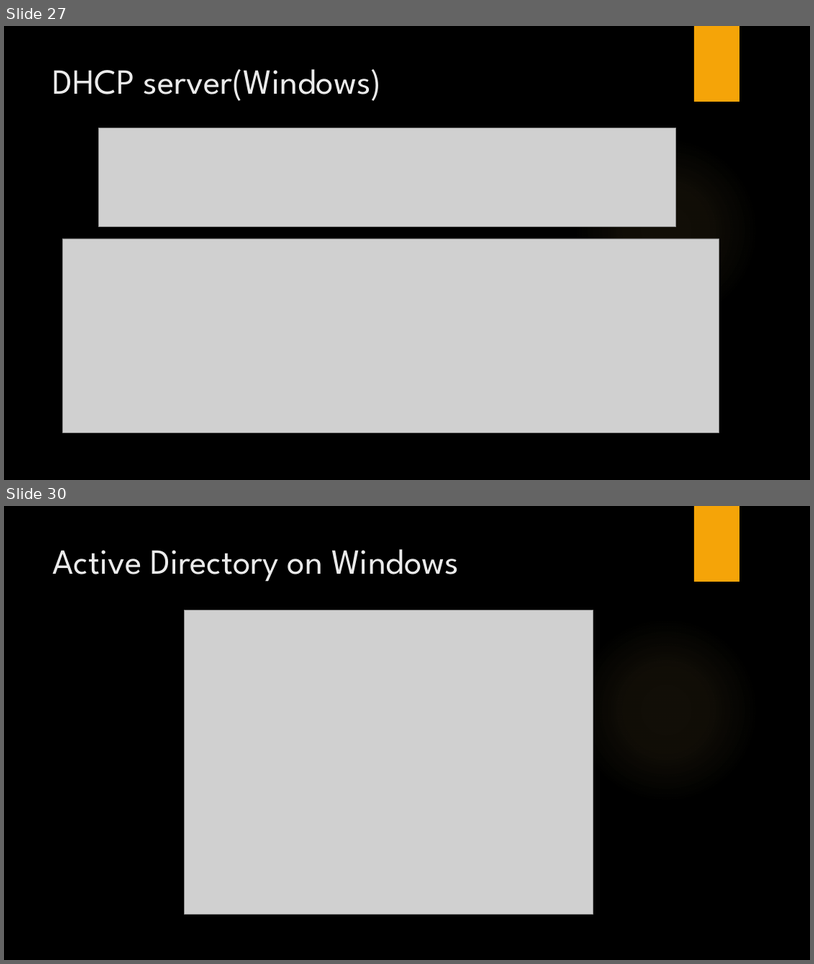
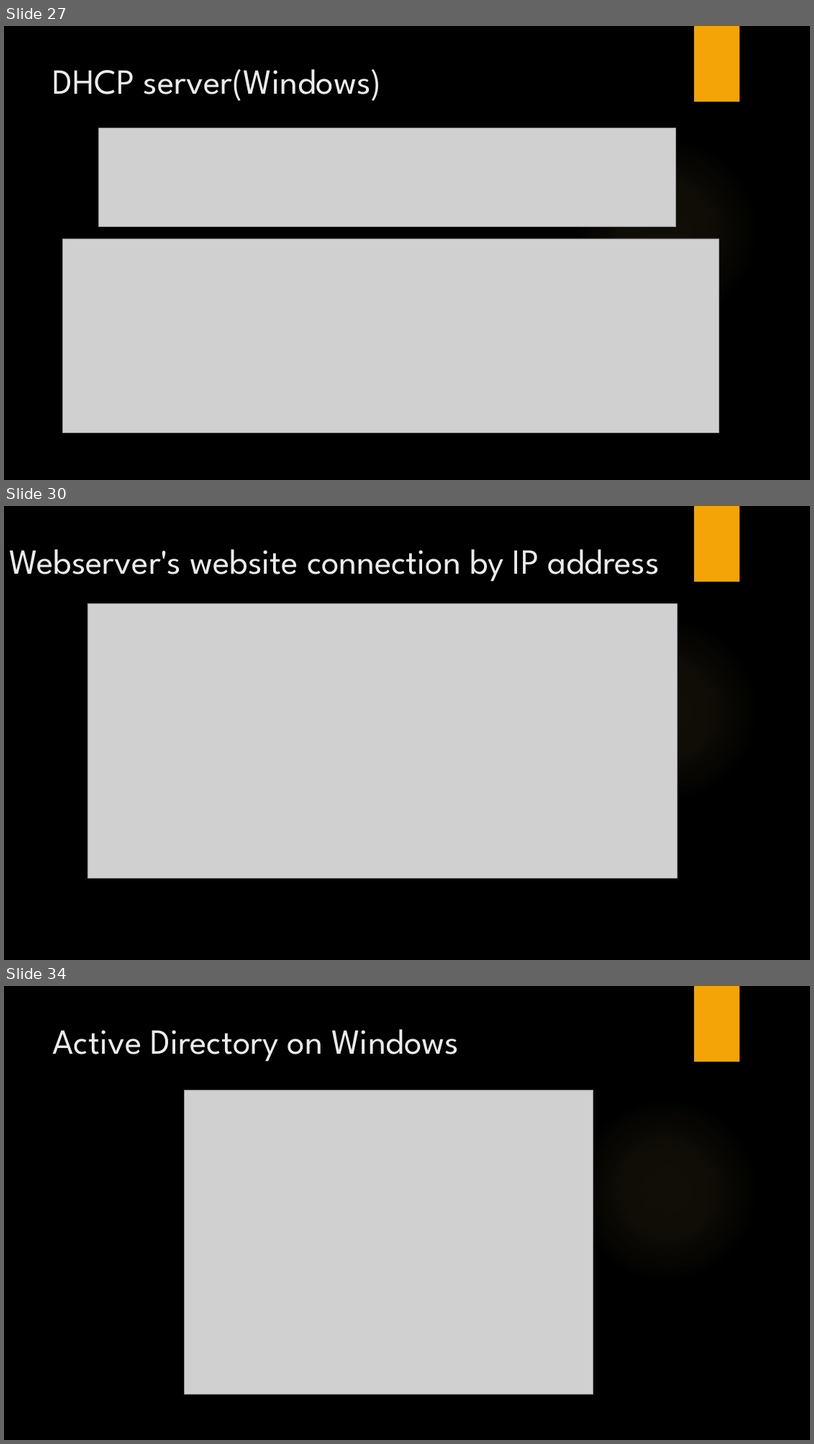
Before and after one commit to LajkaK2006/BorsodNet, a slide deck: BorsodNet.pptx. Shown one above the other, each under a label of ours: slides 27 and 30 before the commit, slides 27, 30 and 34 after it; the slides between them are not shown. The pictures are 814x964 and 814x1444 pixels, drawn with LibreOffice and Linux fonts; fonts in the diff are those of the drawing; grey boxes stand for pictures; background and template pictures are left out. Boxes give left, top, right and bottom in pixels: in the first picture for what was removed or moved away, otherwise in the second. Text is boxed around its words. In the diff, an @@ line names an element or a change of style, - is before the commit and + after.

```diff
--- a/BorsodNet.pptx
+++ b/BorsodNet.pptx
@@ slide 30 added at (4, 506, 810, 960), background picture (left out); not listed: 2 template elements that a slide beside it also shows @@
@@ title added at (9, 549, 660, 582), 42 pt, text #EBEBEB @@
+Webserver's website connection by IP address
@@ picture added at (88, 603, 677, 878) @@
@@ what was slide 30 is now slide 34 @@
```
Also in this commit, not shown: 2 slides changed, 4 other slides added, 1 slide removed.
